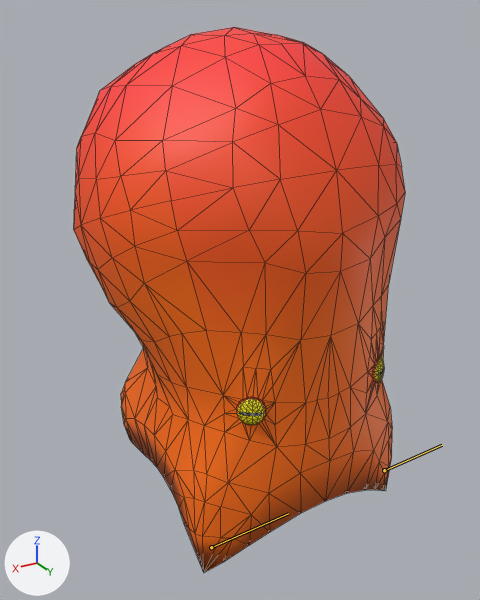
The FBX model JimaXengine/JimaXengine/Resources/model/octotorso/octotorso.fbx, before and after one commit.
One viewpoint serves both versions: a 50 mm camera at (0.0435, 0.0677, 0.0556) aimed at (0.0007, -0.0036, 0.0199). Every picture has the same lights, and +X, +Y and +Z are marked at lower left. Both versions are drawn at frame 2 of the action 'boss'; the numbers are the values there. The bones that change are drawn over the model as lines. Mesh edges are drawn as thin lines.
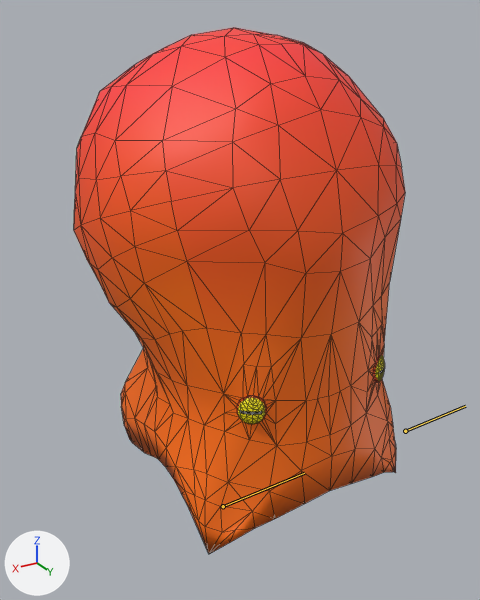
What the commit changed:
Bone 'joint11' (bone_joint11) moves from (0.0, 0.0, 0.0) to (0.85, 0.01, -0.3).
Bone 'joint13' (bone_joint13) moves from (0.0, 0.0, 0.0) to (0.85, 0.01, -0.3).

Pixel boxes (x1, y1, x2, y2) of what changed, in the pictures (480 x 600 px):
'pCube2', posed
    before: (74, 27, 405, 572)
    after: (74, 28, 405, 554)
bone 'joint11', root to tip
    before: (384, 470) to (442, 445)
    after: (405, 431) to (465, 406)
bone 'joint13', root to tip
    before: (211, 547) to (288, 513)
    after: (223, 506) to (304, 473)
